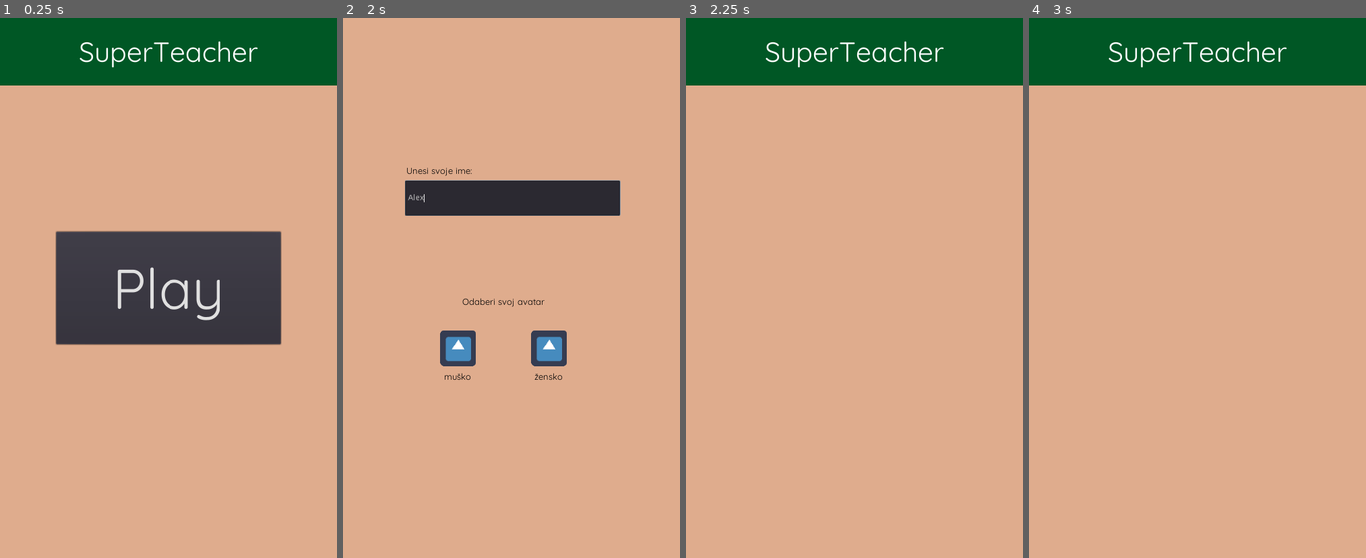
Above: before the commit, frames 1-4 (left to right).
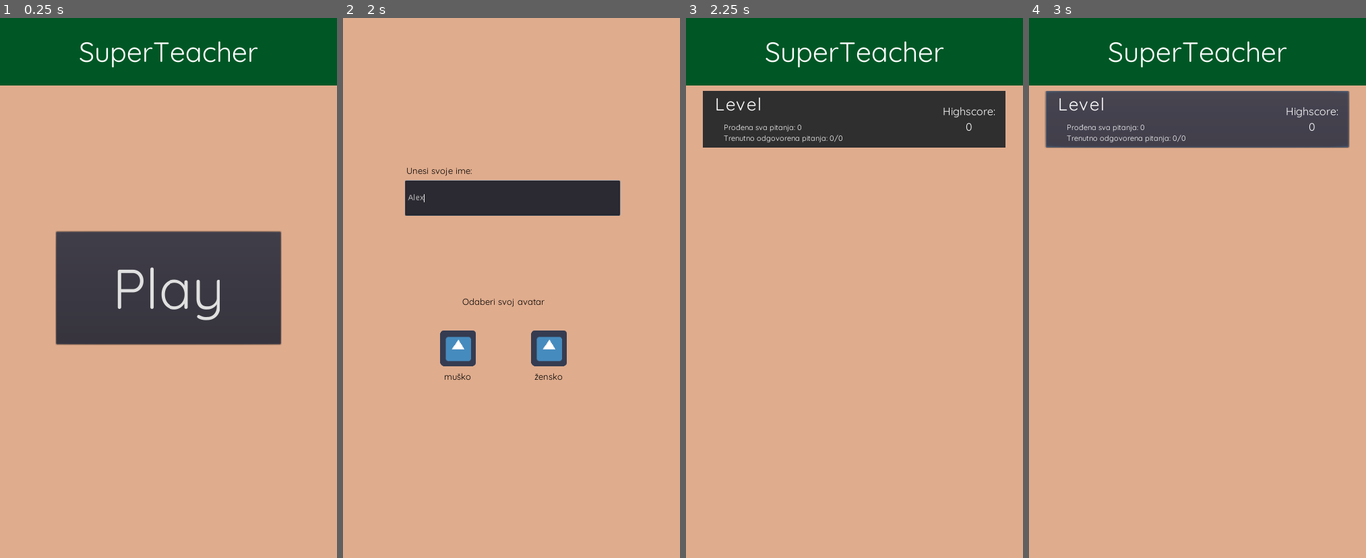
Above: after the commit, the same moments.

Repository: amalija-ramljak/superteacher
Game: Godot game, scene res://scenes/Entry.tscn
Same seed, same stepped clock (60 frames per second), same inputs: the game is played once before the commit and once after it. The engine's default icon, where the game draws it, is replaced by a stand-in: a white triangle on a blue panel in a dark square.
Inputs (mouse positions are in pixels of both pictures, inside the frame that each line leads up to):
- Up to frame 1 (0.25 s): no input
- Up to frame 2 (2 s): click "Play" at 0.5 s; click (511, 196) at 1.27 s; type "Alex" at 1.35 s
- Up to frame 3 (2.25 s): click "muško" at 2 s
- Up to frame 4 (3 s): click (1197, 120) at 2.77 s

Frames 1-2 are identical in both runs. In frame 3, 9.4% of the frame differs, in the area x 5-95%, y 13-24%; in frame 4, 9.6%, in the area x 4-96%, y 13-25%.
Error before the commit: Invalid call to function 'open' in base '_File'. Expected 2 arguments. (res://scenes/VBoxContainer.gd:9)
Error after the commit: Invalid get index 'levels' (on base: 'Nil'). (res://scenes/VBoxContainer.gd:16)

Commit message:
file reading bugfix

Diff:
--- a/scenes/VBoxContainer.gd
+++ b/scenes/VBoxContainer.gd
@@ -6,7 +6,7 @@
 
 func _ready():
 	var f = File.new()
-	f.open("res://leveldata/level_list.json")
+	f.open("res://leveldata/level_list.json", File.READ)
 	var levels = parse_json(f.get_as_text())
 	f.close()
 	var levels_data = game_loader.load_game()
